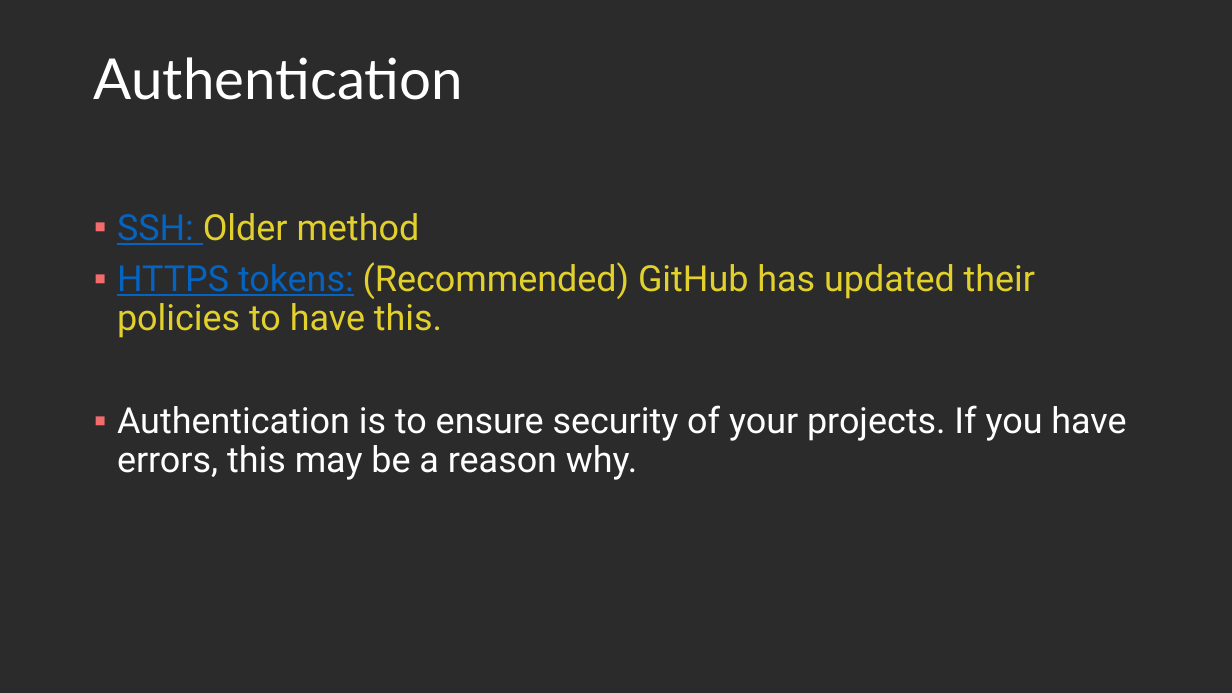
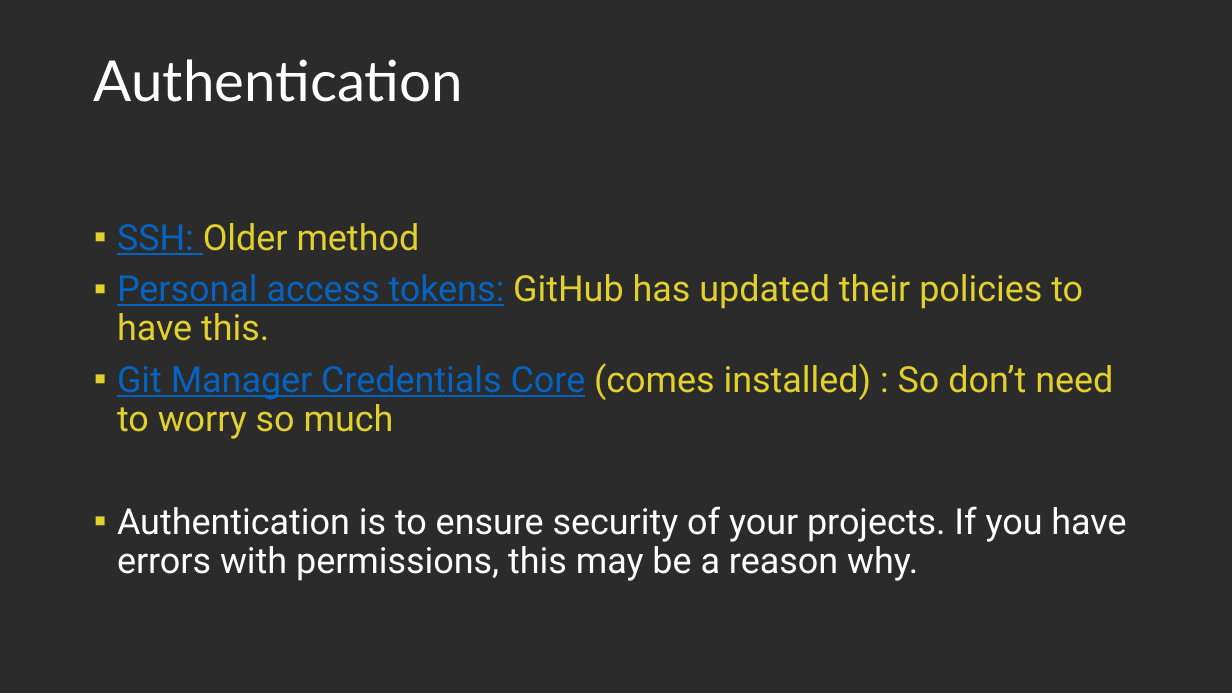
Before and after one commit to Light2Dark/git_tutorial, a slide deck: slide 17 of Git and Github.pptx (slide 19 before the commit). Drawn at 1232x693 pixels with LibreOffice and Linux fonts; fonts in the diff are those of the drawing; background and template pictures are left out; a plain dark background stands for a picture behind light text. Boxes give left, top, right and bottom in pixels: in the first picture for what was removed or moved away, otherwise in the second. Text is boxed around its words. In the diff, an @@ line names an element or a change of style, - is before the commit and + after.

```diff
--- a/Git and Github.pptx
+++ b/Git and Github.pptx
@@ text "SSH: Older method" moved from (x1=117, y1=213, x2=1126, y2=480) to (x1=117, y1=223, x2=1126, y2=581) @@
@@ text at (x1=117, y1=223, x2=420, y2=255): bullet colour #F26C6E to #E2D02C @@
@@ text at (x1=117, y1=274, x2=1126, y2=581): text changed @@
-▪ HTTPS tokens: (Recommended) GitHub has updated their policies to have this.
-▪ Authentication is to ensure security of your projects. If you have errors, this may be a reason why.
+▪ Personal access tokens: GitHub has updated their policies to have this.
+▪ Git Manager Credentials Core (comes installed) : So don’t need to worry so much
+▪ Authentication is to ensure security of your projects. If you have errors with permissions, this may be a reason why.
```
Also in this commit, not shown: 14 other slides changed, 2 slides added.
